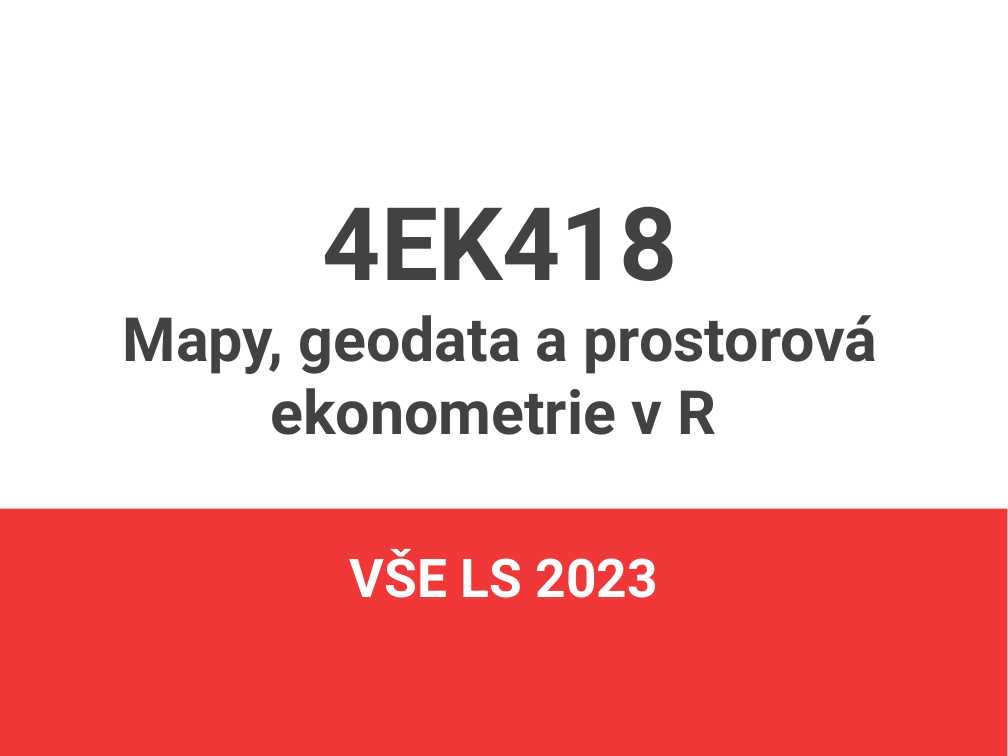
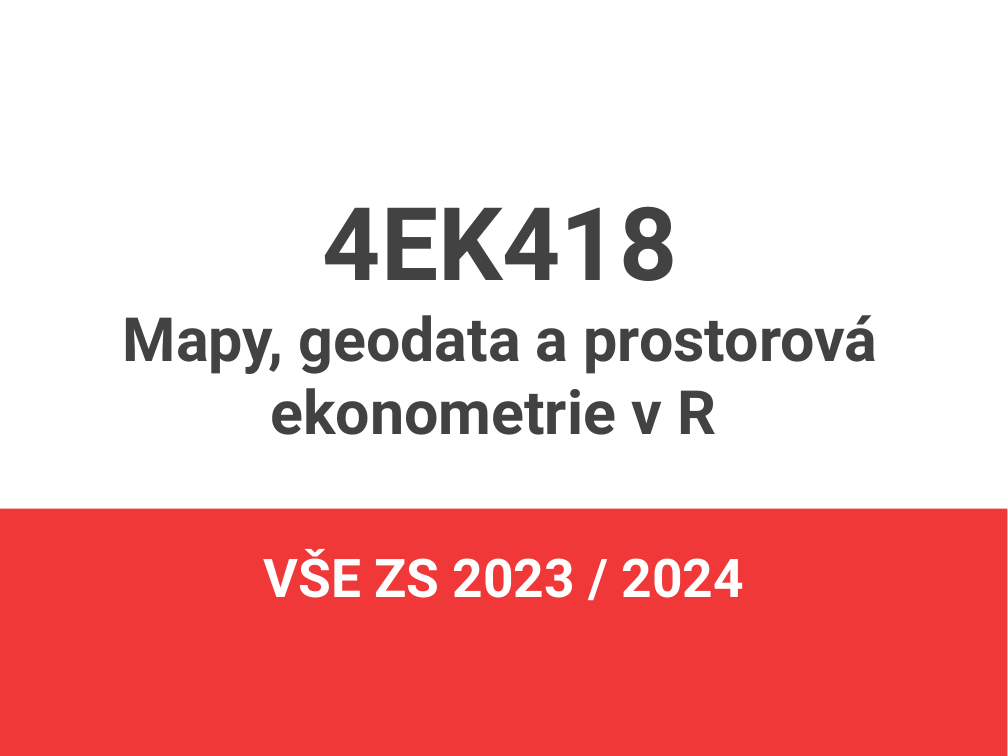
Before and after one commit to jlacko/4EK418, a slide deck: slide 1 of prez/0 - intro 4EK418.odp. Drawn at 1008x756 pixels with LibreOffice and Linux fonts; fonts in the diff are those of the drawing. Boxes give left, top, right and bottom in pixels: in the first picture for what was removed or moved away, otherwise in the second. Text is boxed around its words. In the diff, an @@ line names an element or a change of style, - is before the commit and + after.

```diff
--- a/prez/0 - intro 4EK418.odp
+++ b/prez/0 - intro 4EK418.odp
@@ subtitle at [264, 549, 743, 598]: text changed @@
-VŠE LS 2023
+VŠE ZS 2023 / 2024
```
Also in this commit, not shown: 3 other slides changed, 11 other files.
